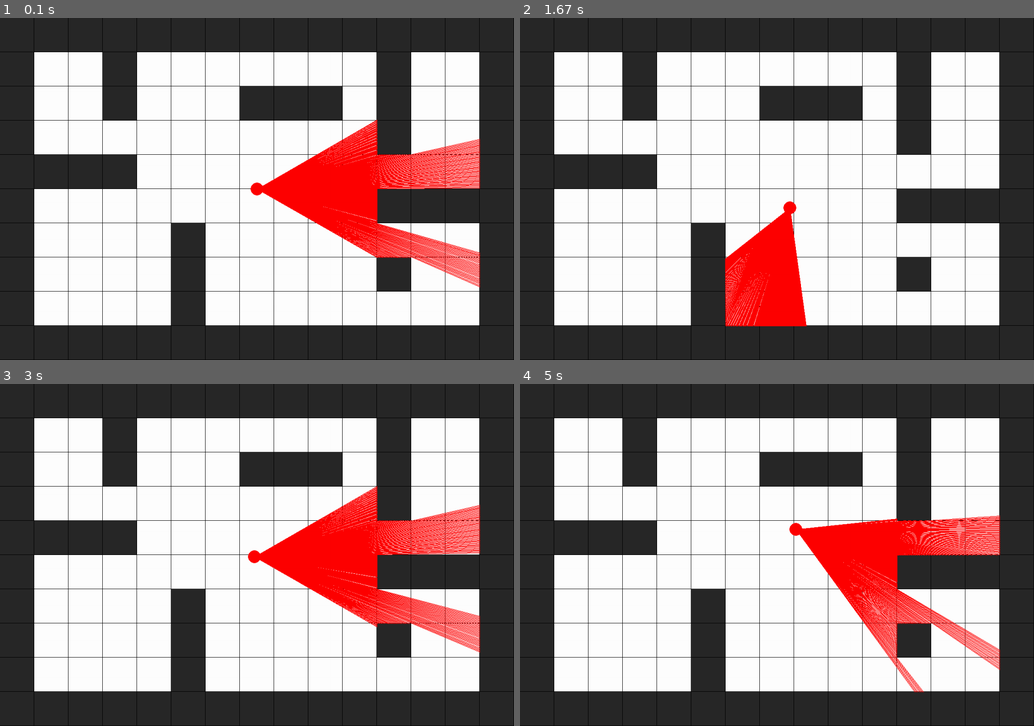
Above: before the commit, frames 1-4 (two rows, left to right).
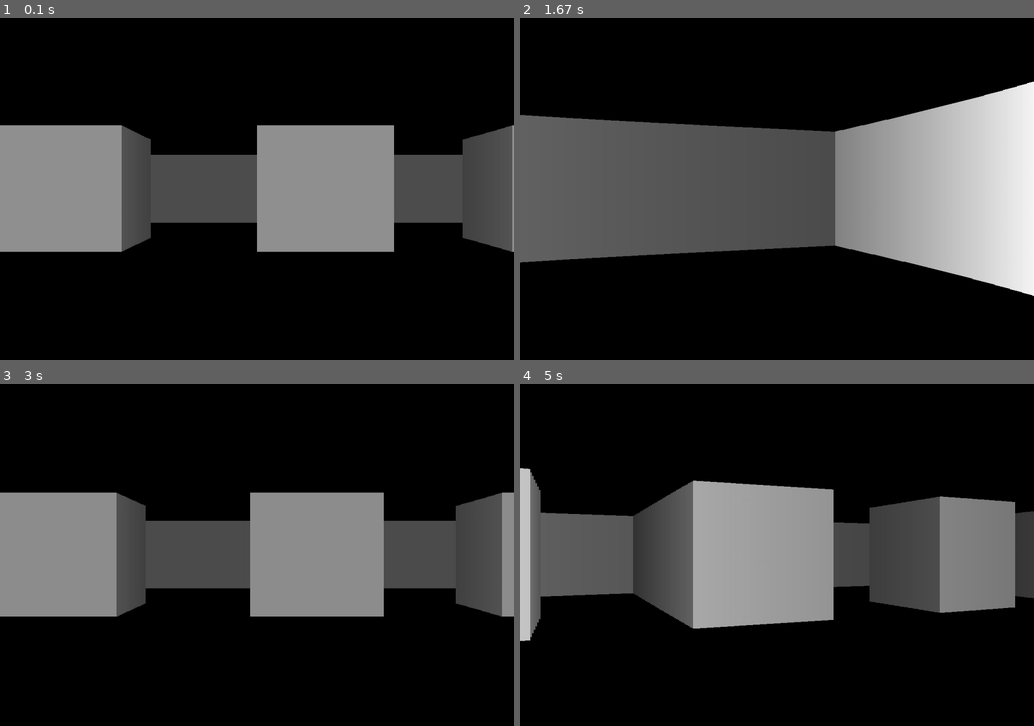
Above: after the commit, the same moments.

Repository: Msahalgithub/RayCaster-Pygame
Game: pygame game, started from src/main.py
Two runs of this game, one before a commit and one after it. Both use one fixed random seed, a clock stepped at 60 frames per second and the inputs below.
Inputs:
- Up to frame 1 (0.1 s): no input
- Up to frame 2 (1.67 s): hold D 0.33-0.8 s; hold W 0.83-1.13 s; hold D 1.17-1.63 s
- Up to frame 3 (3 s): hold A 1.67-2.2 s; hold S 2.23-2.53 s; hold A 2.57-2.97 s
- Up to frame 4 (5 s): hold W 3-3.37 s; hold D 3.4-4.03 s; hold S 4.07-4.43 s; hold A 4.47-4.93 s; hold D from 4.97 s (still down)

The runs differ from the first frame. In frame 1, 99% of the frame differs, in the area x 0-100%, y 0-100%; in frame 2, 99%; in frame 3, 99%; in frame 4, 98%.

Commit message:
Final touches

Diff:
--- a/src/main.py
+++ b/src/main.py
@@ -24,7 +24,7 @@
                 sys.exit()
 
     screen.fill("black")
-    game_map.render(screen=screen)
+    # game_map.render(screen=screen)
 
     player_instance.render(screen)
 
--- a/src/player.py
+++ b/src/player.py
@@ -43,4 +43,4 @@
 
     def render(self, screen):
         self.player_controls()
-        pygame.draw.circle(screen, self.color, (self.x, self.y), self.radius)
+        # pygame.draw.circle(screen, self.color, (self.x, self.y), self.radius)
--- a/src/ray.py
+++ b/src/ray.py
@@ -30,6 +30,8 @@
 
         self.map = map()
         self.distance = 0
+        self.color = 255
+        self.light_level = 160
 
     def cast(self):
         found_horizontal_wall = False
@@ -42,7 +44,7 @@
         # ()
 
         if self.is_facing_up:
-            first_intersection_y = ((self.player.y) // TILE_SIZE) * TILE_SIZE - 1
+            first_intersection_y = ((self.player.y) // TILE_SIZE) * TILE_SIZE - 0.001
 
         elif self.is_facing_down:
             first_intersection_y = (
@@ -101,7 +103,7 @@
                 (self.player.x // TILE_SIZE) * TILE_SIZE
             ) + TILE_SIZE
         elif self.is_facing_left:
-            first_intersection_x = ((self.player.x // TILE_SIZE) * TILE_SIZE) - 1
+            first_intersection_x = ((self.player.x // TILE_SIZE) * TILE_SIZE) - 0.001
 
         first_intersection_y = self.player.y + (
             first_intersection_x - self.player.x
@@ -141,6 +143,7 @@
             horizontal_distance = distance_between(
                 self.player.x, self.player.y, horizontal_hit_x, horizontal_hit_y
             )
+
         else:
             horizontal_distance = 88888
 
@@ -148,6 +151,7 @@
             vertical_distance = distance_between(
                 self.player.x, self.player.y, vertical_hit_x, vertical_hit_y
             )
+
         else:
             vertical_distance = 88888
 
@@ -155,19 +159,29 @@
             self.wall_hit_x = horizontal_hit_x
             self.wall_hit_y = horizontal_hit_y
             self.distance = horizontal_distance
+            self.color = 150
         else:
             self.wall_hit_x = vertical_hit_x
             self.wall_hit_y = vertical_hit_y
             self.distance = vertical_distance
+            self.color = 255
+
+        self.distance *= math.cos(self.player.rotationAngle - self.rayAngle)
+        self.color *= self.light_level / self.distance
+
+        if self.color > 255:
+            self.color = 255
+        elif self.color < 0:
+            self.color = 0
 
     def render(self, screen):
-
-        pygame.draw.line(
-            screen,
-            "red",
-            (self.player.x, self.player.y),
-            (
-                self.wall_hit_x,
-                self.wall_hit_y,
-            ),
-        )
+        ...
+        # pygame.draw.line(
+        #     screen,
+        #     "red",
+        #     (self.player.x, self.player.y),
+        #     (
+        #         self.wall_hit_x,
+        #         self.wall_hit_y,
+        #     ),
+        # )
--- a/src/raycaster.py
+++ b/src/raycaster.py
@@ -11,6 +11,7 @@
         self.rays = []
         self.player = player
         self.map = map
+        self.d = (WIDTH // 2) / math.tan(FOV / 2)
 
     def cast_all_rays(self):
         self.rays = []
@@ -24,5 +25,19 @@
             rayAngle += FOV / NUM_RAYS
 
     def render(self, screen):
+        i = 0
+
         for ray in self.rays:
             ray.render(screen)
+            line_height = (TILE_SIZE / ray.distance) * self.d
+
+            draw_begin = (HEIGHT / 2) - (line_height / 2)
+            draw_end = line_height
+
+            pygame.draw.rect(
+                screen,
+                (ray.color, ray.color, ray.color),
+                (i * RES, draw_begin, RES, draw_end),
+            )
+
+            i += 1
